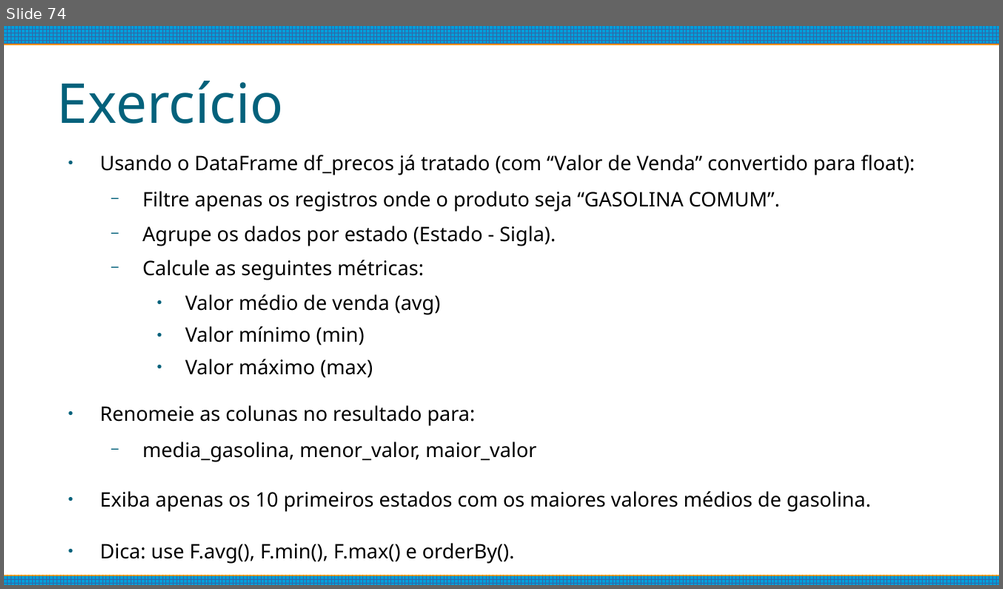
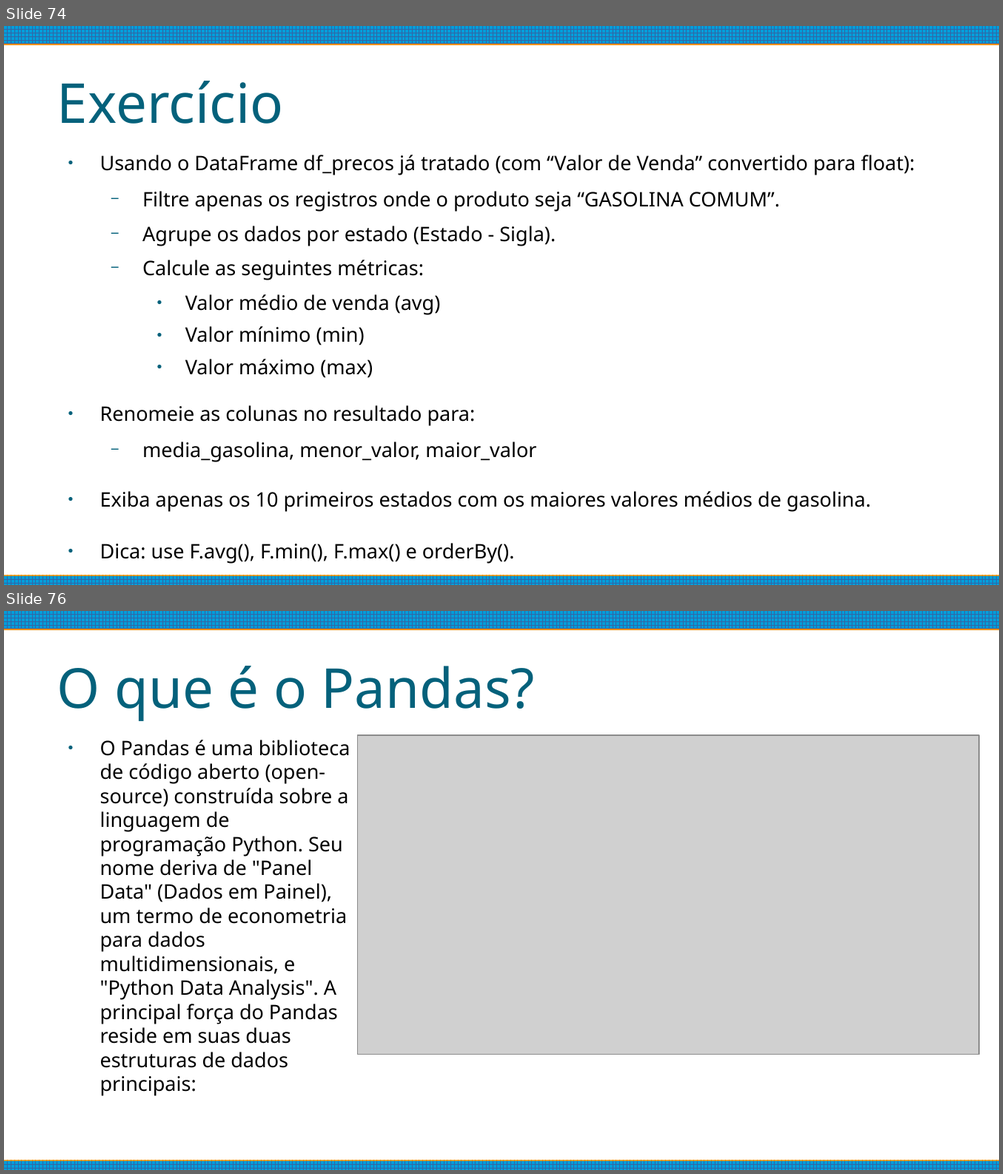
Before and after one commit to matheushpalves/estacioBigData, a slide deck: Introdução.odp. Shown one above the other, each under a label of ours: slide 74 before the commit, slides 74 and 76 after it; the slides between them are not shown. The pictures are 1003x589 and 1003x1174 pixels, drawn with LibreOffice and Linux fonts; fonts in the diff are those of the drawing; grey boxes stand for pictures. Boxes give left, top, right and bottom in pixels: in the first picture for what was removed or moved away, otherwise in the second. Text is boxed around its words. In the diff, an @@ line names an element or a change of style, - is before the commit and + after.

```diff
--- a/Introdução.odp
+++ b/Introdução.odp
@@ slide 76 added at (4, 611, 999, 1170), background #FFFFFF; not listed: 2 template elements that a slide beside it also shows @@
@@ title added at (57, 666, 535, 721), 44 pt, text #04617B @@
+O que é o Pandas?
@@ text added at (100, 740, 350, 1096), 16 pt, text #000000 @@
+● O Pandas é uma biblioteca de código aberto (open-source) construída sobre a linguagem de programação Python. Seu nome deriva de "Panel Data" (Dados em Painel), um termo de econometria para dados multidimensionais, e "Python Data Analysis". A principal força do Pandas reside em suas duas estruturas de dados principais:
@@ picture added at (358, 735, 979, 1055) @@
```
Also in this commit, not shown: 3 other slides added.
